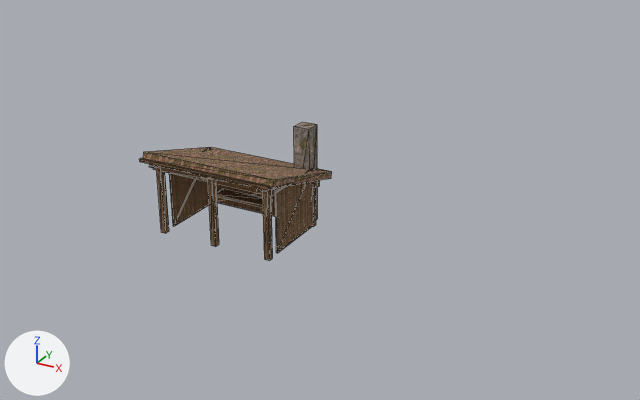
The glTF model godot/project/assets/forest_rescue/landmarks/lf_env_hunter_shelter_LOD2.glb as it was, and as the next commit left it.
Camera for both pictures: a 50 mm camera at (19.8, -28.7, 16.5) aimed at (2.8, 2.2, 1.1). Every picture has the same lights, and +X, +Y and +Z are marked at lower left. The picture after the commit comes second. Mesh edges are drawn as thin lines. Where no turn or scale is listed for an object, it has been applied to the vertices. Vertices at exactly the same position are counted once.

In view in the first picture: 'lf_env_hunter_shelter_LOD2'.
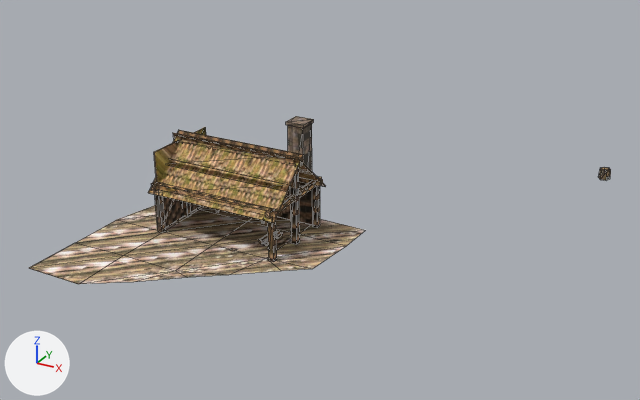
Boxes [x1, y1, x2, y2] around the edits, measured in the pictures (640 x 400 px):
'lf_env_hunter_shelter_LOD2', reshaped (139% wider): before [139, 122, 332, 261]; after [148, 116, 611, 262]
'lf_env_hunter_shelter_base_LOD2', added (beige): after [29, 205, 365, 284]
part 1 of me_lf_env_hunter_shelter_lod2, added: after [286, 116, 314, 128]
part 2 of me_lf_env_hunter_shelter_lod2, added (brown): after [151, 182, 279, 216]
part 3 of me_lf_env_hunter_shelter_lod2, added: after [299, 178, 323, 186]
part 4 of me_lf_env_hunter_shelter_lod2, added: after [152, 182, 160, 191]
part 5 of me_lf_env_hunter_shelter_lod2, added: after [265, 176, 322, 218]
part 6 of me_lf_env_hunter_shelter_lod2, added: after [173, 135, 303, 166]
part 7 of me_lf_env_hunter_shelter_lod2, added: after [599, 167, 611, 180]
part 8 of me_lf_env_hunter_shelter_lod2, added: after [258, 231, 277, 244]
part 9 of me_lf_env_hunter_shelter_lod2, added: after [264, 231, 282, 246]
part 10 of me_lf_env_hunter_shelter_lod2, rebuilt: before [294, 122, 318, 220]; after [288, 123, 312, 171]
part 11 of me_lf_env_hunter_shelter_lod2, rebuilt: before [216, 184, 281, 216]; after [277, 182, 313, 225]
part 12 of me_lf_env_hunter_shelter_lod2, rebuilt: before [312, 184, 316, 227]; after [312, 185, 320, 228]
part 13 of me_lf_env_hunter_shelter_lod2, deleted (brown): before [139, 147, 313, 253]
part 14 of me_lf_env_hunter_shelter_lod2, reshaped: before [143, 147, 332, 261]; after [148, 127, 326, 262]

The change, as a diff of the scene's bpy script:
```diff
--- a/godot/project/assets/forest_rescue/landmarks/lf_env_hunter_shelter_LOD2.glb.py
+++ b/godot/project/assets/forest_rescue/landmarks/lf_env_hunter_shelter_LOD2.glb.py
@@ me_lf_env_hunter_shelter_lod2 @@
-me_lf_env_hunter_shelter_lod2.from_pydata(...)  # 136 vertices, 204 faces; spans x -3.15..3.15, y -2.48..2.56, z 0.0..4.4
-me_lf_env_hunter_shelter_lod2.materials.append(mat_lm_stone)
-me_lf_env_hunter_shelter_lod2.materials.append(mat_lm_wood)
-me_lf_env_hunter_shelter_lod2.materials.append(mat_lm_roof)
+me_lf_env_hunter_shelter_lod2.from_pydata(...)  # 224 vertices, 298 faces; spans x -3.15..12.81, y -2.12..13.65, z 0.0..4.49
+# me_lf_env_hunter_shelter_lod2 part 1: a new loose piece, a box spanning x 1.27..2.13, y 1.92..2.78, z 4.35..4.49, in mat_lf_env_hunter_shelter_lod2_stone (picture img_lf_env_hunter_shelter_lod2_c)
+# me_lf_env_hunter_shelter_lod2 part 2: a new loose piece, a box spanning x -3.05..3.05, y -1.92..-1.68, z 1.99..2.21, in mat_lf_env_hunter_shelter_lod2_wood (picture img_lf_env_hunter_shelter_lod2_c)
+# me_lf_env_hunter_shelter_lod2 part 3: a new loose piece, a box spanning x -3.05..3.05, y 1.68..1.92, z 1.99..2.21, in mat_lf_env_hunter_shelter_lod2_wood (picture img_lf_env_hunter_shelter_lod2_c)
+# me_lf_env_hunter_shelter_lod2 part 4: a new loose piece, a box spanning x -2.9..-2.7, y -2.1..2.1, z 1.99..2.21, in mat_lf_env_hunter_shelter_lod2_wood (picture img_lf_env_hunter_shelter_lod2_c)
+# me_lf_env_hunter_shelter_lod2 part 5: a new loose piece, a box spanning x 2.7..2.9, y -2.1..2.1, z 1.99..2.21, in mat_lf_env_hunter_shelter_lod2_wood (picture img_lf_env_hunter_shelter_lod2_c)
+# me_lf_env_hunter_shelter_lod2 part 6: a new loose piece, a box spanning x -3.15..3.15, y -0.12..0.12, z 3.52..3.78, in mat_lf_env_hunter_shelter_lod2_wood (picture img_lf_env_hunter_shelter_lod2_c)
+# me_lf_env_hunter_shelter_lod2 part 7: a new loose piece, a 6-sided cut cone along z (radius 0.28 at the low end, 0.25 at the high end) spanning x 12.24..12.81, y 13.17..13.65, z 0.0..0.5, in mat_lf_env_hunter_shelter_lod2_wood (picture img_lf_env_hunter_shelter_lod2_c)
+# me_lf_env_hunter_shelter_lod2 part 8: a new loose piece, a 5-sided cylinder along y spanning x 1.53..1.77, y -0.9..0.2, z 0.02..0.26, in mat_lf_env_hunter_shelter_lod2_wood (picture img_lf_env_hunter_shelter_lod2_c)
+# me_lf_env_hunter_shelter_lod2 part 9: a new loose piece, a 5-sided cylinder along y spanning x 1.8..2.04, y -0.9..0.2, z 0.02..0.26, in mat_lf_env_hunter_shelter_lod2_wood (picture img_lf_env_hunter_shelter_lod2_c)
+# me_lf_env_hunter_shelter_lod2 part 10: the loose piece of 8 vertices spanning x 1.73..2.47, y 1.8..2.5, z 0.0..4.4 is rebuilt with 8 vertices and now spans x 1.32..2.08, y 1.97..2.73, z 0.0..4.34, in mat_lf_env_hunter_shelter_lod2_stone (picture img_lf_env_hunter_shelter_lod2_c)
+# me_lf_env_hunter_shelter_lod2 part 11: the loose piece of 8 vertices spanning x -2.6..2.6, y 1.82..1.88, z 0.0..2.0 is rebuilt with 8 vertices and now spans x -2.79..2.79, y 1.84..1.88, z 0.0..2.0, in mat_lf_env_hunter_shelter_lod2_wood (picture img_lf_env_hunter_shelter_lod2_c)
+# me_lf_env_hunter_shelter_lod2 part 12: the loose piece of 8 vertices spanning x 2.48..2.72, y 1.68..1.92, z 0.0..2.0 is rebuilt with 8 vertices and now spans x 2.68..2.92, y 1.68..1.92, z 0.0..2.0, in mat_lf_env_hunter_shelter_lod2_wood (picture img_lf_env_hunter_shelter_lod2_c)
+# me_lf_env_hunter_shelter_lod2 part 13: 7 loose pieces with 56 vertices, spanning x -3.1..3.1, y -2.48..2.32, z 0.0..3.49, are deleted
+# me_lf_env_hunter_shelter_lod2 part 14: 48 vertices removed from x -3.15..3.15, y -2.42..2.56, z 0.0..3.66; 104 vertices added at x -3.09..3.09, y -2.12..2.12, z 0.0..3.92
+# other edits to the shape of me_lf_env_hunter_shelter_lod2 do not show in these pictures
+me_lf_env_hunter_shelter_lod2.materials.append(mat_lf_env_hunter_shelter_lod2_roof)  # picture img_lf_env_hunter_shelter_lod2_c
+me_lf_env_hunter_shelter_lod2.materials.append(mat_lf_env_hunter_shelter_lod2_stone)  # picture img_lf_env_hunter_shelter_lod2_c
+me_lf_env_hunter_shelter_lod2.materials.append(mat_lf_env_hunter_shelter_lod2_wood)  # picture img_lf_env_hunter_shelter_lod2_c
@@ ob_lf_env_hunter_shelter_base_lod2 @@
+ob_lf_env_hunter_shelter_base_lod2 = bpy.data.objects.new('lf_env_hunter_shelter_base_LOD2', me_lf_env_hunter_shelter_base_lod2)  # 26 vertices, 33 faces; spans x -5.3..4.8, y -7.0..2.6, z -0.06..0.01; in mat_lf_env_hunter_shelter_lod2_ground (picture img_lf_env_hunter_shelter_lod2_c)
+ob_lf_env_hunter_shelter_base_lod2.location = (0.0, 0.0, 0.0)
```
